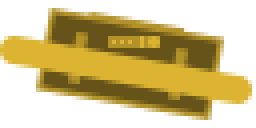
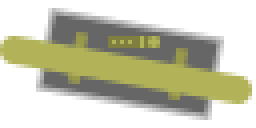
Comparing the layer stacks of the two 256 x 128 images. Changes:
painted on "Ellipse 1" over [148, 36, 160, 48]
painted on "Rectangle 9" over [140, 36, 144, 48]
painted on "Rectangle 8" over [128, 40, 132, 44]
painted on "Rectangle 7" over [120, 40, 124, 44]
painted on "Rectangle 6" over [112, 40, 116, 44]
painted on "Rectangle 5" over [108, 36, 160, 48]
painted on "Rounded Rectangle 3" over [0, 36, 252, 104]
painted on "Rectangle 3 copy" over [168, 48, 188, 100]
painted on "Rectangle 3" over [68, 32, 88, 84]
painted on "Rectangle 2" over [36, 8, 224, 120]
removed layer "Rectangle 4" over [88, 12, 184, 40]
